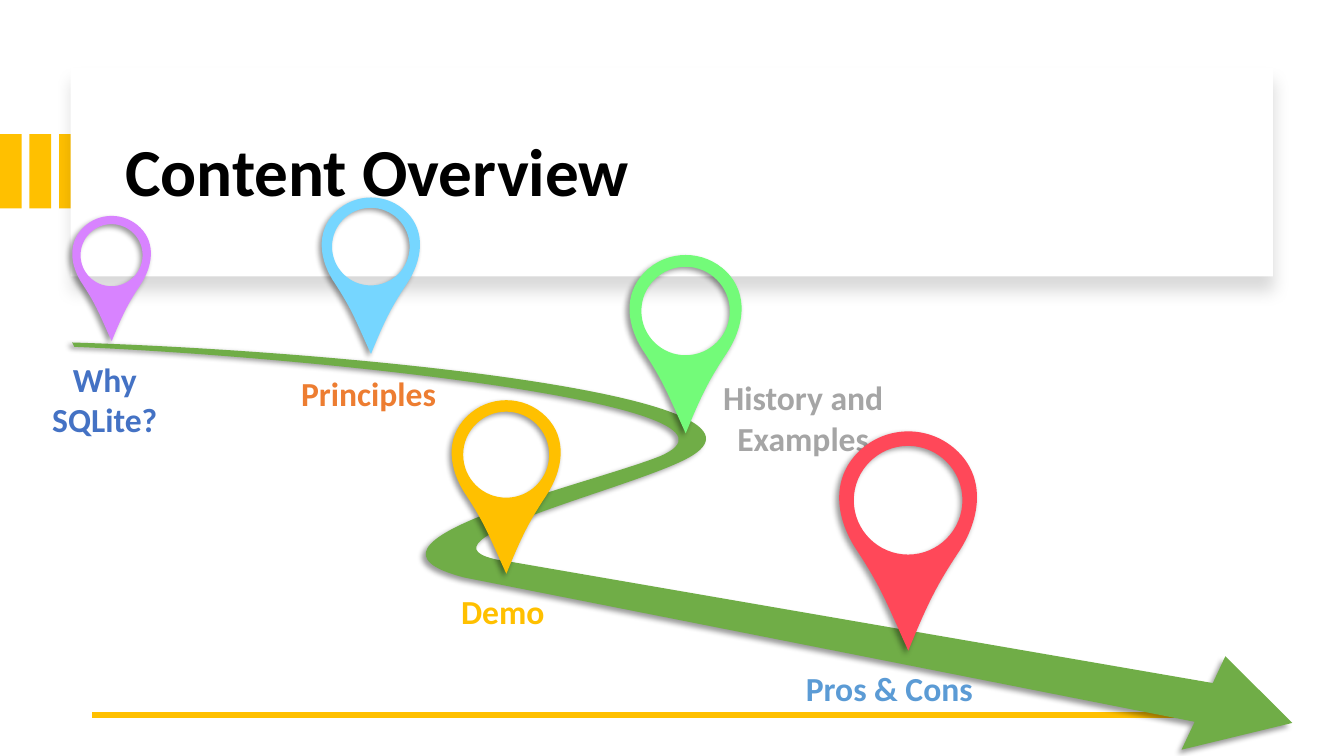
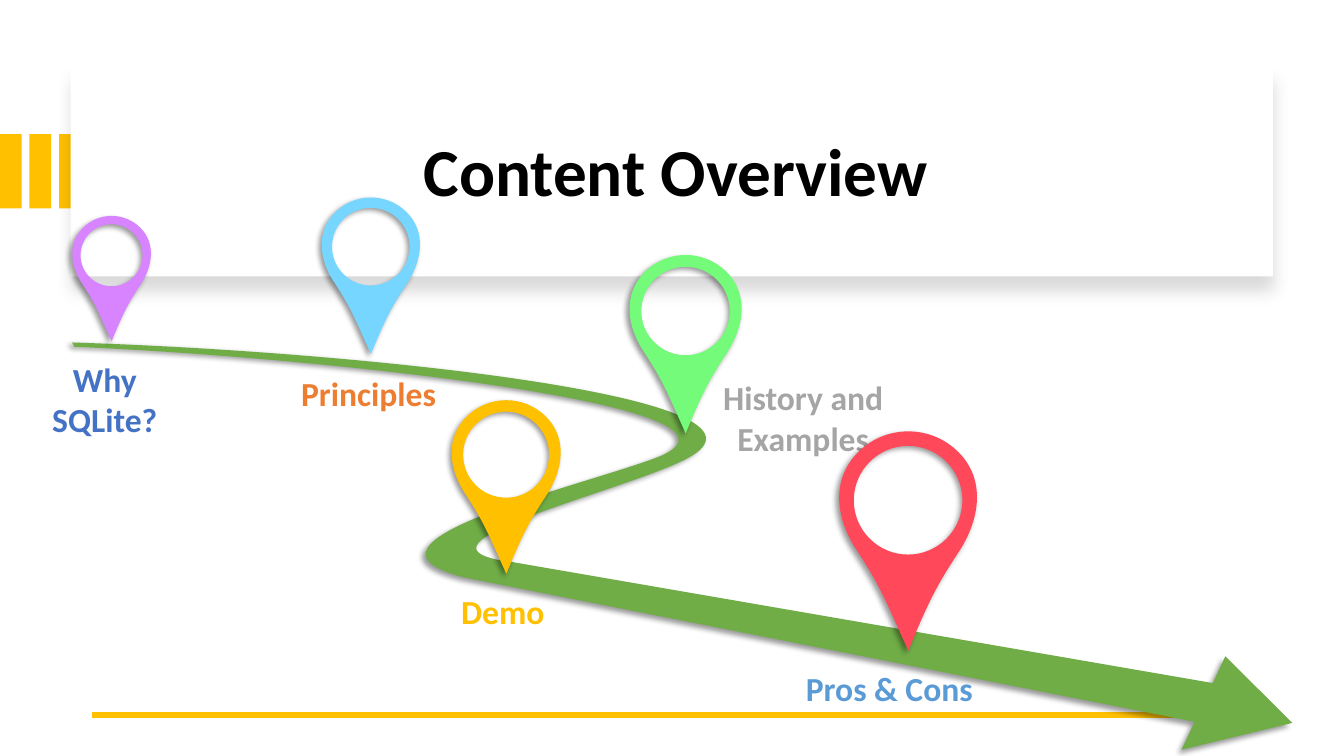
Before and after one commit to AntonioPirani/SQLiteProject, a slide deck: slide 2 of Presentation.pptx. Drawn at 1344x756 pixels with LibreOffice and Linux fonts; fonts in the diff are those of the drawing. Boxes give left, top, right and bottom in pixels: in the first picture for what was removed or moved away, otherwise in the second. Text is boxed around its words. In the diff, an @@ line names an element or a change of style, - is before the commit and + after.

Commit message:
recolouring overview

```diff
--- a/Presentation.pptx
+++ b/Presentation.pptx
@@ title "Content Overview" at bbox=[424, 149, 928, 197]: alignment left to centre @@
```
